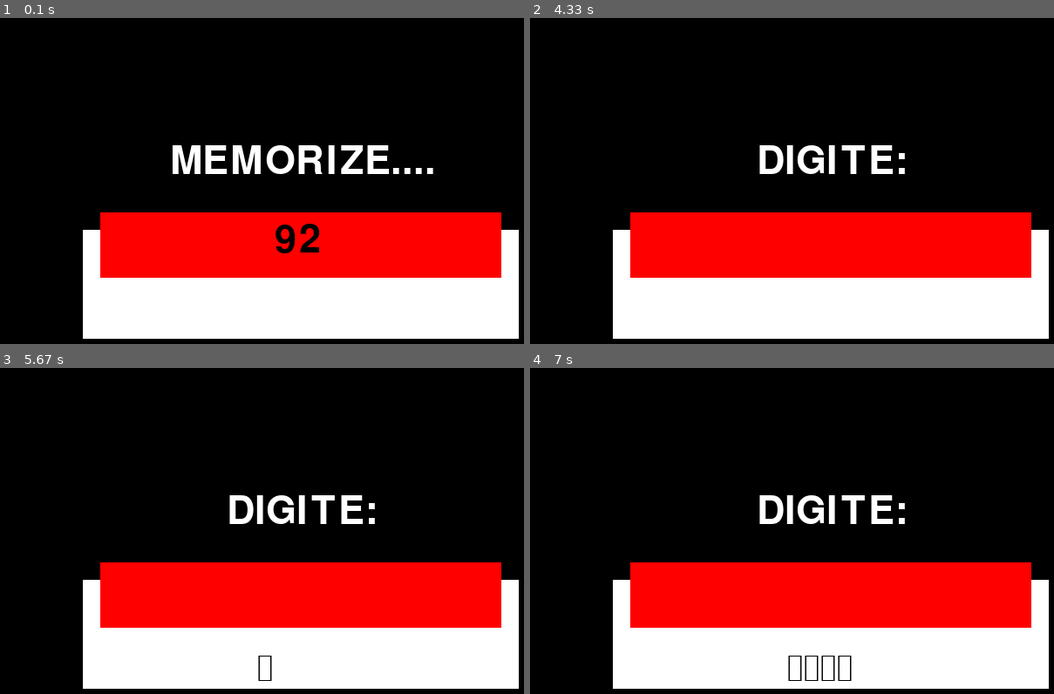
Above: before the commit, frames 1-4 (two rows, left to right).
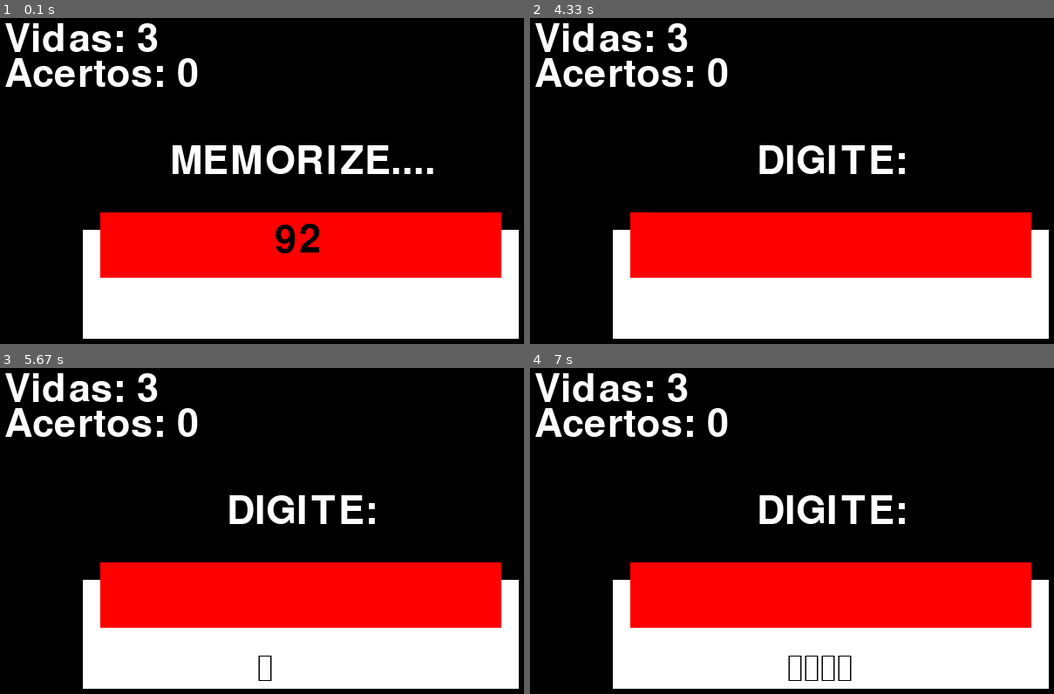
Above: after the commit, the same moments.

Repository: anacampps/pygamedupla
Game: pygame game, started from Memória e Sequência de Números/jogo.py
Two runs of this game, one before a commit and one after it. Both use one fixed random seed, a clock stepped at 60 frames per second and the inputs below.
Inputs:
- Up to frame 1 (0.1 s): no input
- Up to frame 2 (4.33 s): no input
- Up to frame 3 (5.67 s): tap Enter at 4.83 s
- Up to frame 4 (7 s): tap Enter at 6.17, 6.57, 6.87 s

The runs differ from the first frame. In frame 1, 2.4% of the frame differs, in the area x 0-38%, y 1-22%; in frame 2, 2.4%; in frame 3, 2.4%; in frame 4, 2.4%.

Commit message:
o jogo mostraas duas fases, tira o numero da tela na fase de digitar, e reseta depois de 4 segundos da ultima fase; mostra contagem de vidas e acerto na tela - etapa4 completa e 5 incompleta (ainda não gera uma nova sequencia com um dígito a mais)

Diff:
--- a/Memória e Sequência de Números/jogo.py
+++ b/Memória e Sequência de Números/jogo.py
@@ -19,6 +19,10 @@
 
     assets['num_digitado'] = ''
 
+    assets['contagem_vidas'] = 3
+    assets['contagem_acertos'] = 0
+
+
     window = pygame.display.set_mode((700, 500))
     pygame.display.set_caption('Jogo da Memória')
 
@@ -38,15 +42,27 @@
             pygame.quit()
         if assets['fase'] == 'Digitar':
           if event.type == pygame.KEYDOWN:
-             assets['num_digitado'] += event.unicode
+             assets['num_digitado'] += event.unicode  ##-- não precisa verificar se o número tem dois dígitos no começo
 
                                             # if assets['tempo'] == 0:   ##-- inúteis
                                             #     tempo = pygame.time.get_ticks()
     atual = pygame.time.get_ticks()
     if atual - assets['tempo_passado'] > 4000:
-        assets['fase'] = 'Digitar'
         assets['tempo_passado'] = atual
 
+        if assets['fase'] == 'Digitar':
+            #
+            if assets['num gerado'] == assets['num_digitado']:
+                assets['contagem_acertos'] += 1
+                assets['qtd_dígitos_seq_num'] += 1
+                assets['fase'] = 'Memorizar'
+            else:
+                assets['contagem_vidas'] -= 1
+                assets['fase'] = 'Memorizar'
+            assets['num_digitado'] = '' ##-- tem de ficar depois do if de acerto/erro, pois se ficar antes os comandos debaixp serao ignorados--##
+            assets['num gerado'] = gera_num(assets['qtd_dígitos_seq_num']) ##-- chamando funcao para passar numero novo --##
+        else: ##-- se a fase for memorizar, tem de mudar para 'digiar' --##
+            assets['fase'] = 'Digitar'
 
 
     return game
@@ -74,6 +90,10 @@
     chute = assets['font'].render(str(assets['num_digitado']), True, (0, 0, 0))
     window.blit(chute, (300, 330))
 
+    vidas = assets['font'].render(str('Vidas: ' + str(assets['contagem_vidas'])), True, (255, 255, 255))
+    window.blit(vidas, (10, 10))
+    acertos = assets['font'].render(str('Acertos: ' + str(assets['contagem_acertos'])), True, (255, 255, 255))
+    window.blit(acertos, (10, 50))
      #-------------------------------------------------------------------
 
 
